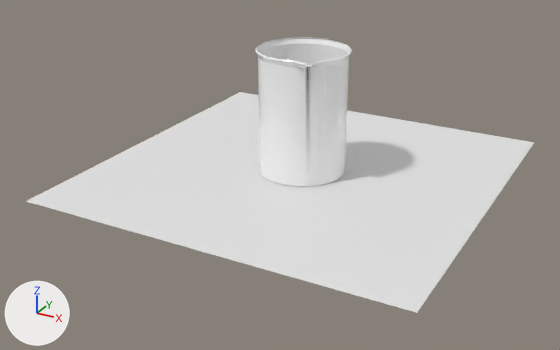
Renders of the FBX model Models/стакан/стакан.fbx from each side of a commit.
The view is the same before and after, from a camera (50 mm lens) standing at (6.09, -11.93, 4.6) and looking at (-0.14, -0.61, -1.06). The axes (+X, +Y, +Z) are drawn at lower left. The lights are the same throughout. The picture after the commit comes second. Where no turn or scale is listed for an object, it has been applied to the vertices. Vertices at exactly the same position are counted once.
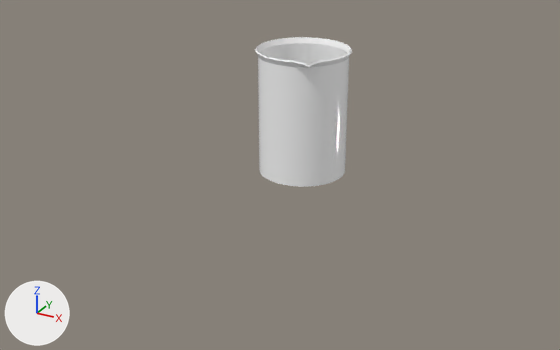
The newer file is also rescaled (x0.987) as a whole; pictures and numbers use the older file's frame.

Location of each change, (x1, y1, x2, y2) in pixels of the pictures (560 x 350 px):
'Plane', deleted
    before: (26, 92, 534, 313)
part 1 of me_cylinder_001, built on
    before: (256, 37, 352, 187)
    after: (258, 37, 351, 187)

Diff of the bpy script that builds the scene:
```diff
--- a/Models/стакан/стакан.fbx.py
+++ b/Models/стакан/стакан.fbx.py
@@ me_cylinder_001 @@
 # used by ob_cylinder; location = (0.0, 0.0, 0.0)
-me_cylinder_001.from_pydata(...)  # 409 vertices, 403 faces; spans x -0.85..0.85, y -0.86..0.85, z -1.14..1.17
+me_cylinder_001.from_pydata(...)  # 270 vertices, 241 faces; spans x -0.85..0.85, y -0.86..0.85, z -1.14..1.17
+# me_cylinder_001 part 1: 249 vertices removed from x -0.85..0.85, y -0.86..0.85, z -1.14..1.17; 110 vertices added at x -0.79..0.79, y -0.86..0.79, z -1.14..1.16
 me_cylinder_001.materials.append(mat_material_001)
@@ ob_plane @@
-ob_plane = bpy.data.objects.new('Plane', me_plane)
-ob_plane.location = (0.0, 0.0, -1.15)
```
